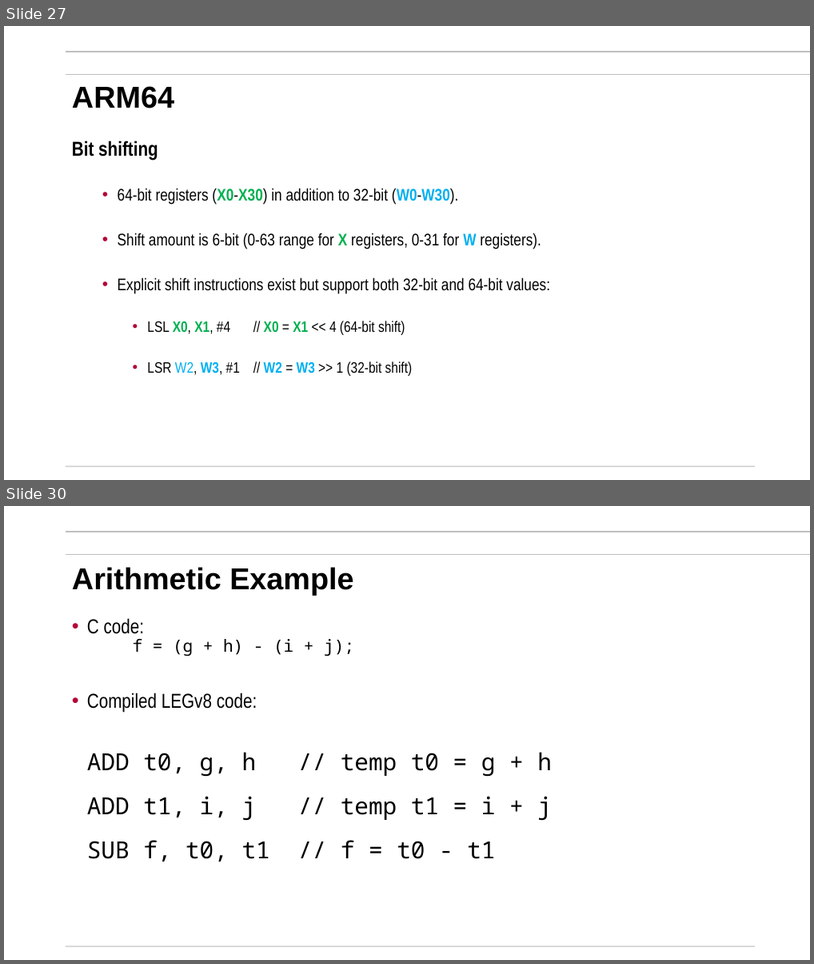
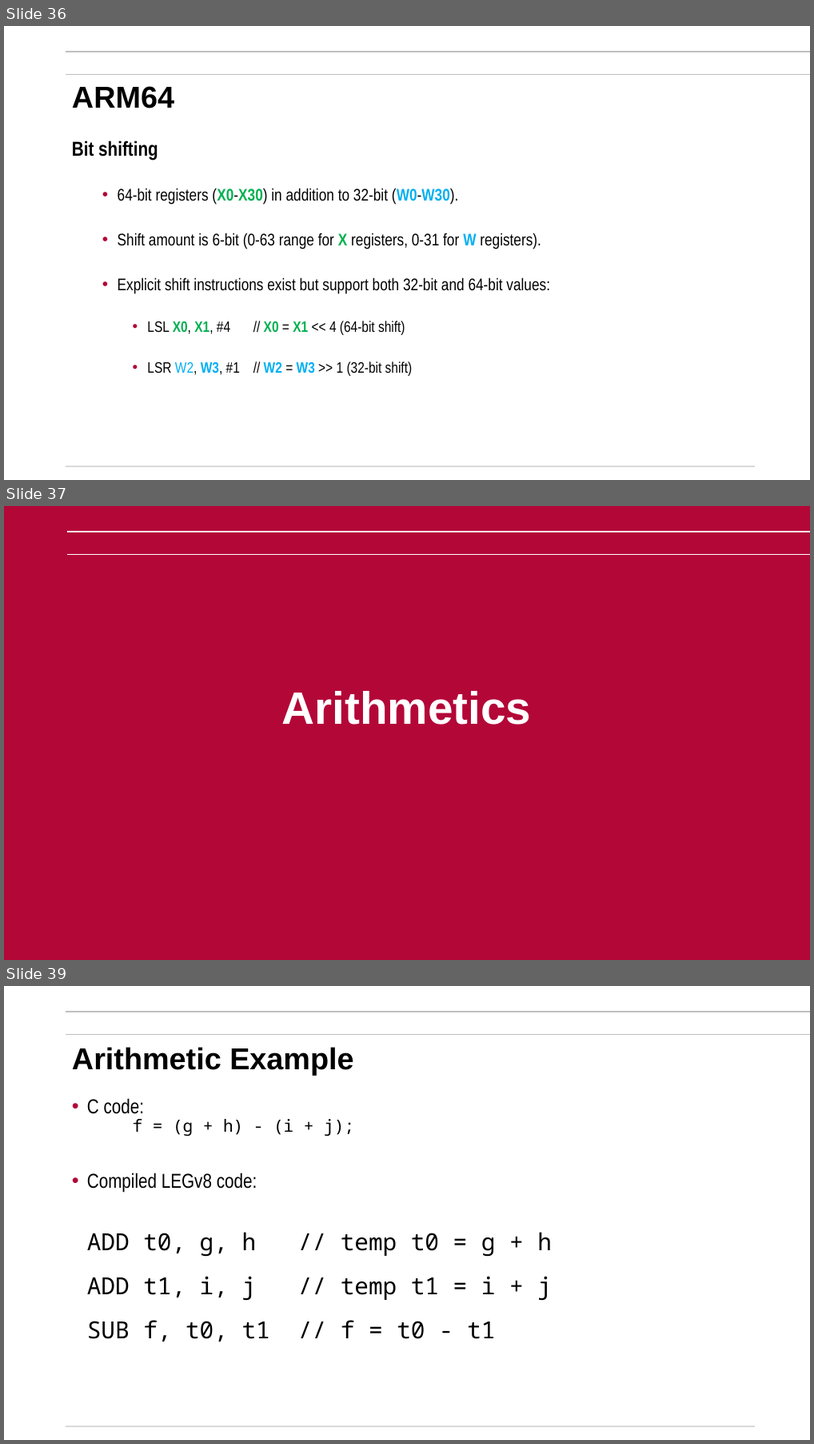
Before and after one commit to mikegrace2/CSEN20-Fall2026-Course-Website, a slide deck: Week10_64bitArmAndFinalPrep/ARM64Bit_V4.pptx. Shown one above the other, each under a label of ours: slides 27 and 30 before the commit, slides 36, 37 and 39 after it; the slides between them are not shown. The pictures are 814x964 and 814x1444 pixels, drawn with LibreOffice and Linux fonts; fonts in the diff are those of the drawing; background and template pictures are left out. Boxes give left, top, right and bottom in pixels: in the first picture for what was removed or moved away, otherwise in the second. Text is boxed around its words. In the diff, an @@ line names an element or a change of style, - is before the commit and + after.

```diff
--- a/Week10_64bitArmAndFinalPrep/ARM64Bit_V4.pptx
+++ b/Week10_64bitArmAndFinalPrep/ARM64Bit_V4.pptx
@@ slide 37 added at [4,506,810,960], background #B30738 @@
@@ line added from (67, 532) to (810, 532), #FFFFFF 1.5 pt @@
@@ line added from (67, 554) to (810, 554), #FFFFFF 1.5 pt @@
@@ title added at [282,691,532,724], 54 pt, text #FFFFFF, bold @@
+Arithmetics
@@ what was slide 27 is now slide 36 @@
@@ what was slide 30 is now slide 39 @@
```
Also in this commit, not shown: 10 slides changed, 11 other slides added, 1 slide removed.
